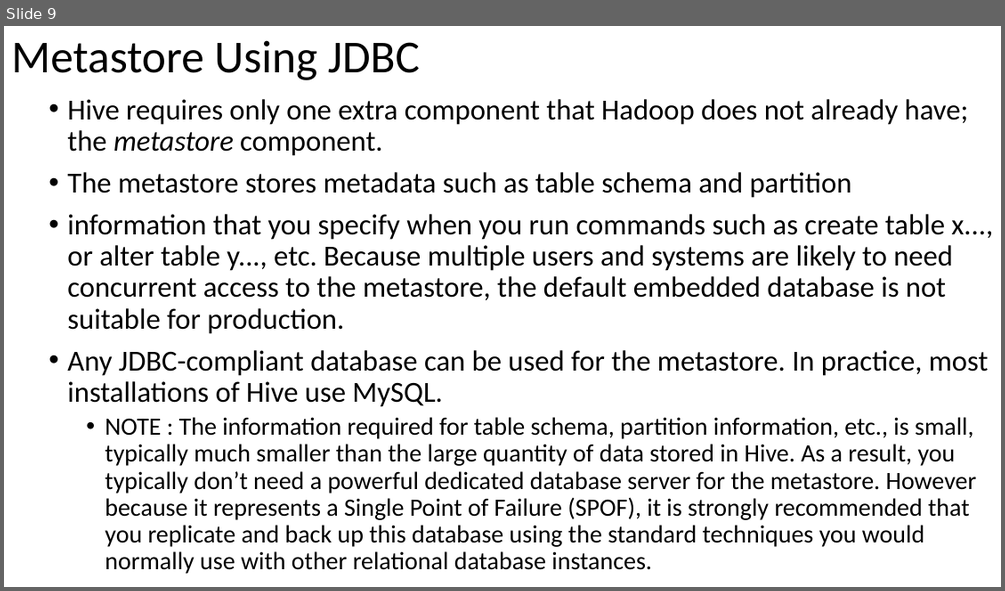
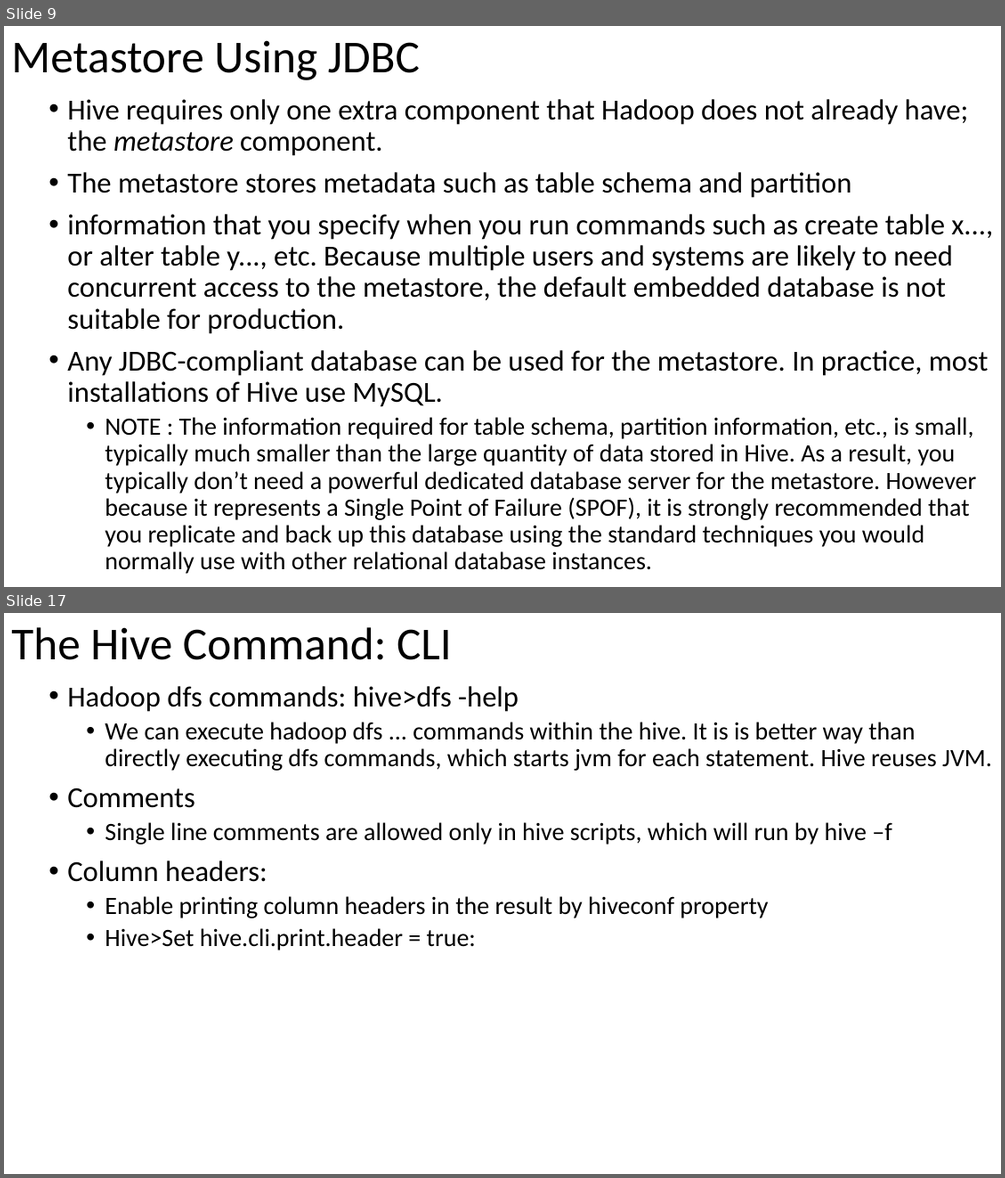
Before and after one commit to email2dorababu/SCALA_Reading, a slide deck: Hive_Def_Guide_mar_2016/Hive_programming_Hive_part1.pptx. Shown one above the other, each under a label of ours: slide 9 before the commit, slides 9 and 17 after it; the slides between them are not shown. The pictures are 1005x591 and 1005x1178 pixels, drawn with LibreOffice and Linux fonts; fonts in the diff are those of the drawing. Boxes give left, top, right and bottom in pixels: in the first picture for what was removed or moved away, otherwise in the second. Text is boxed around its words. In the diff, an @@ line names an element or a change of style, - is before the commit and + after.

```diff
--- a/Hive_Def_Guide_mar_2016/Hive_programming_Hive_part1.pptx
+++ b/Hive_Def_Guide_mar_2016/Hive_programming_Hive_part1.pptx
@@ slide 17 added at [4, 613, 1001, 1174], background #FFFFFF @@
@@ title added at [11, 627, 452, 660], 44 pt, text #000000 @@
+The Hive Command: CLI
@@ text added at [67, 686, 992, 950], 24 pt, text #000000 @@
+• Hadoop dfs commands: hive>dfs -help
+  • We can execute hadoop dfs ... commands within the hive. It is is better way than directly executing dfs commands, which starts jvm for each statement. Hive reuses JVM.
+• Comments
+  • Single line comments are allowed only in hive scripts, which will run by hive –f
+• Column headers:
+  • Enable printing column headers in the result by hiveconf property
+  • Hive>Set hive.cli.print.header = true:
```
Also in this commit, not shown: 1 slide changed, 6 other slides added, 1 other file.
